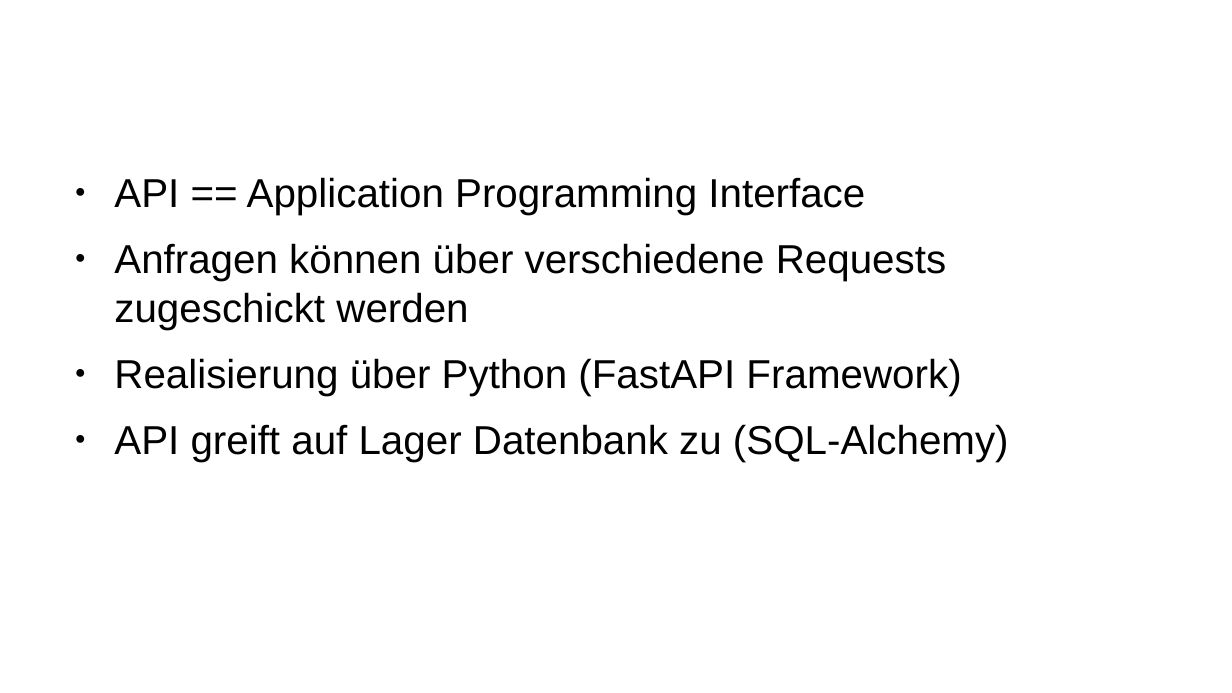
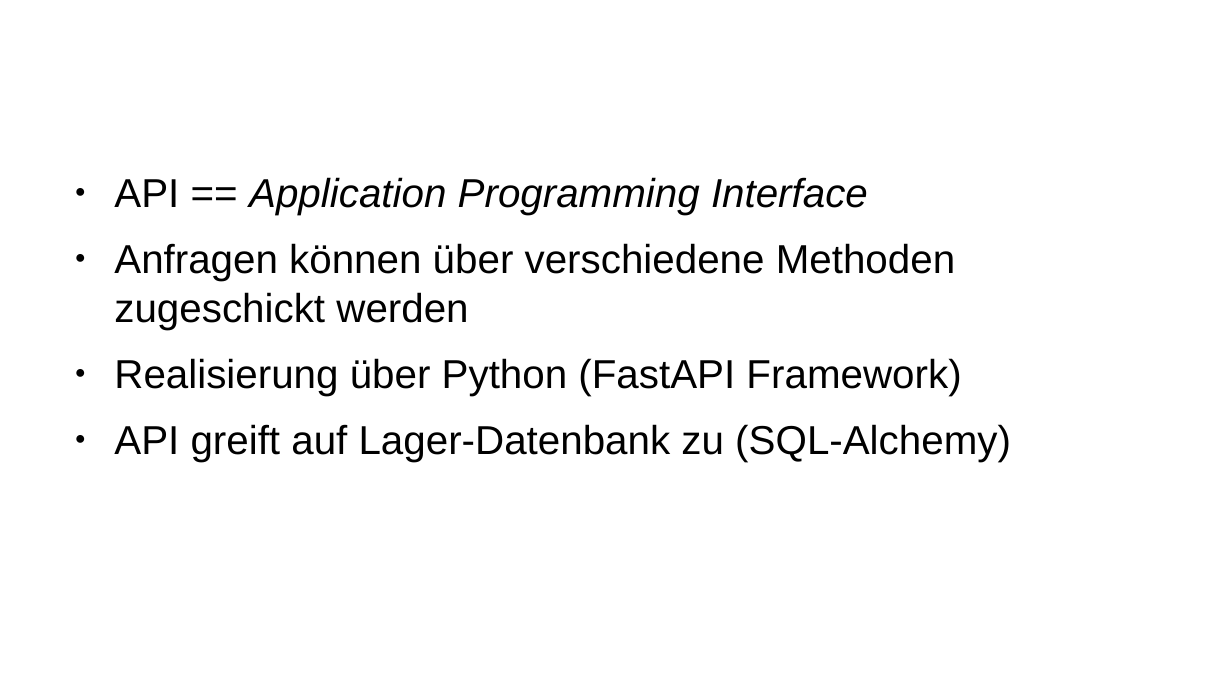
Before and after one commit to peterLERNSAX/softwaredd, a slide deck: slide 8 of softwaredd.odp (slide 5 before the commit). Drawn at 1232x693 pixels with LibreOffice and Linux fonts; fonts in the diff are those of the drawing; background and template pictures are left out. Boxes give left, top, right and bottom in pixels: in the first picture for what was removed or moved away, otherwise in the second. Text is boxed around its words. In the diff, an @@ line names an element or a change of style, - is before the commit and + after.

```diff
--- a/softwaredd.odp
+++ b/softwaredd.odp
@@ text at (249, 177, 868, 215): italic on in "Application Programming Interface" @@
@@ text at (114, 243, 955, 330): text changed @@
-● Anfragen können über verschiedene Requests zugeschickt werden
+● Anfragen können über verschiedene Methoden zugeschickt werden
@@ text at (114, 424, 1011, 462): text changed @@
-● API greift auf Lager Datenbank zu (SQL-Alchemy)
+● API greift auf Lager-Datenbank zu (SQL-Alchemy)
```
Also in this commit, not shown: 2 other slides changed, 3 slides added, 1 other file.
